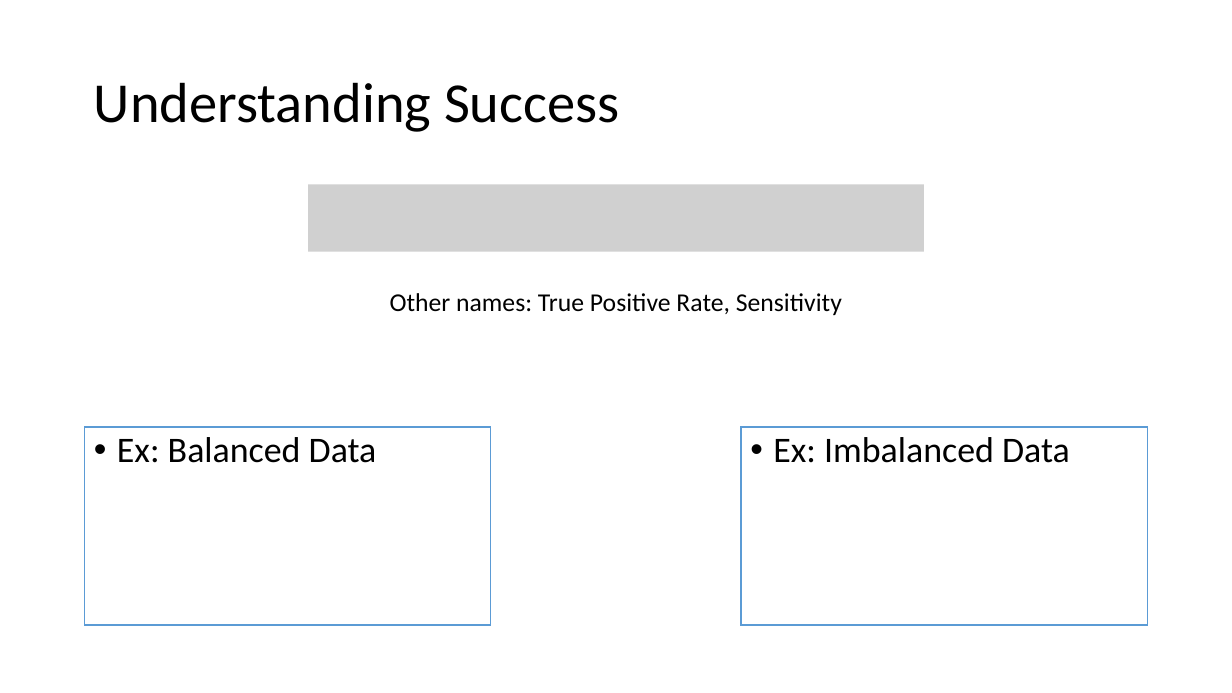
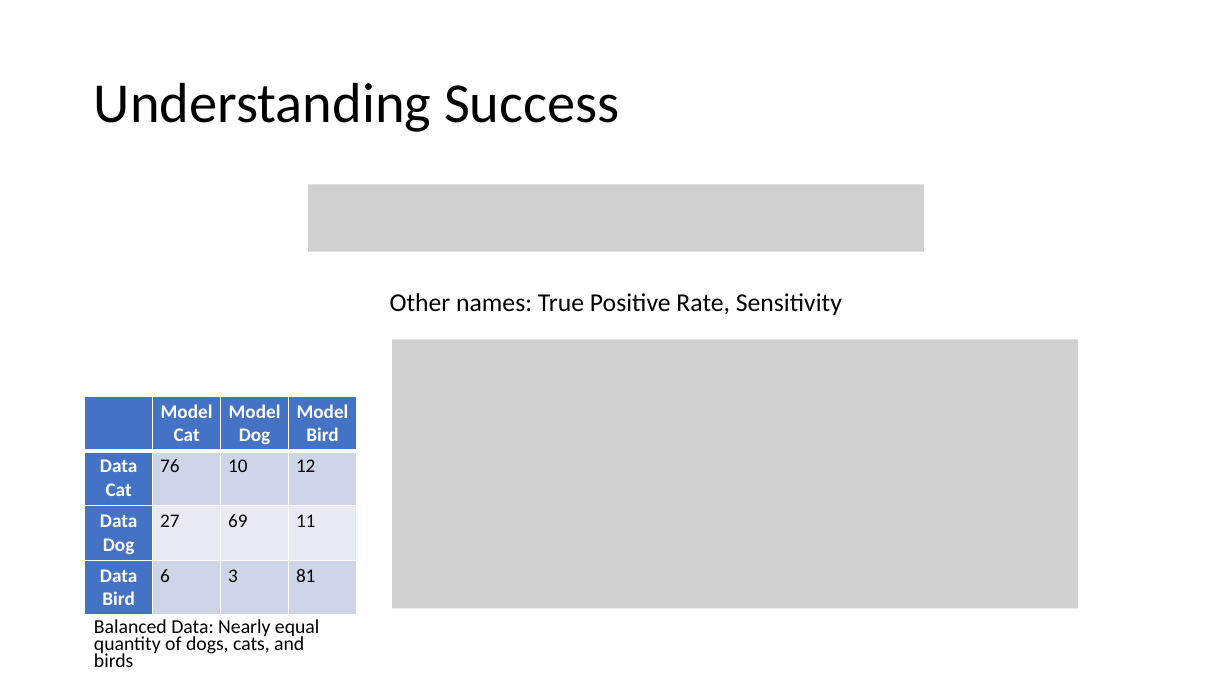
Before and after one commit to meenakshsundaram/AIML, a slide deck: slide 5 of DecisionTrees/DecisionTrees.pptx. Drawn at 1232x693 pixels with LibreOffice and Linux fonts; fonts in the diff are those of the drawing; grey boxes stand for pictures. Boxes give left, top, right and bottom in pixels: in the first picture for what was removed or moved away, otherwise in the second. Text is boxed around its words. In the diff, an @@ line names an element or a change of style, - is before the commit and + after.

```diff
--- a/DecisionTrees/DecisionTrees.pptx
+++ b/DecisionTrees/DecisionTrees.pptx
@@ picture added at (x1=392, y1=339, x2=1079, y2=608) @@
@@ table added at (x1=85, y1=396, x2=359, y2=611), 4 rows, 4 columns @@
+ | Model Cat | Model Dog | Model Bird
+Data Cat | 76 | 10 | 12
+Data Dog | 27 | 69 | 11
+Data Bird | 6 | 3 | 81
@@ rectangle removed at (x1=85, y1=427, x2=492, y2=625) @@
-• Ex: Balanced Data
@@ rectangle removed at (x1=741, y1=427, x2=1148, y2=625) @@
-• Ex: Imbalanced Data
@@ text added at (x1=94, y1=619, x2=320, y2=667), 15.4 pt, text #000000 @@
+Balanced Data: Nearly equal quantity of dogs, cats, and birds
```
Also in this commit, not shown: 3 other slides changed, 3 slides added.
